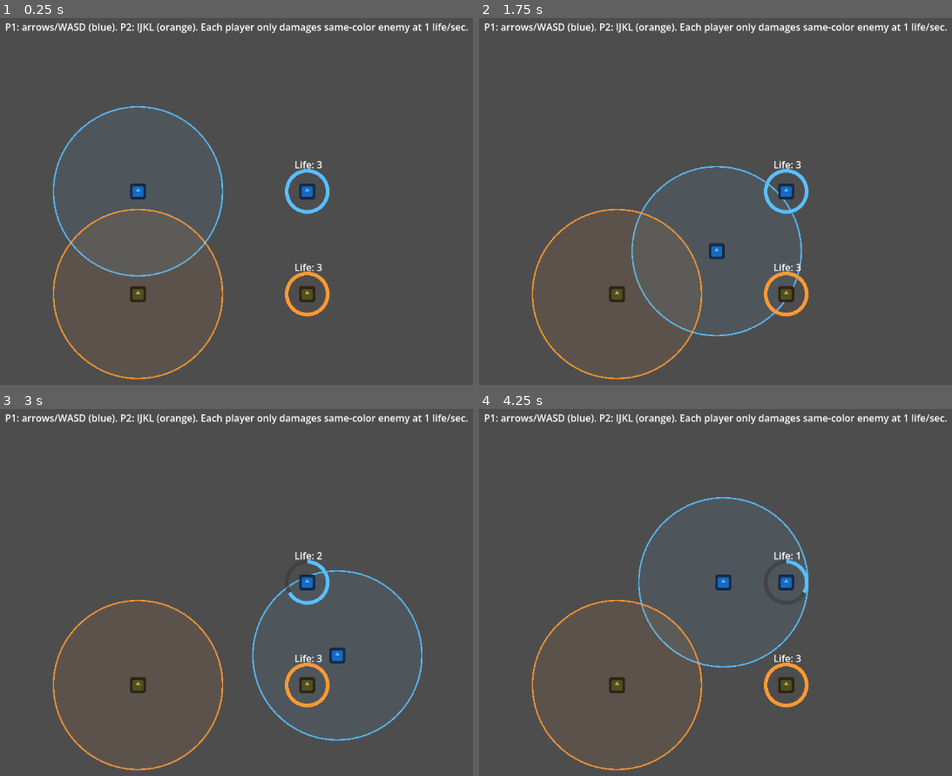
Above: before the commit, frames 1-4 (two rows, left to right).
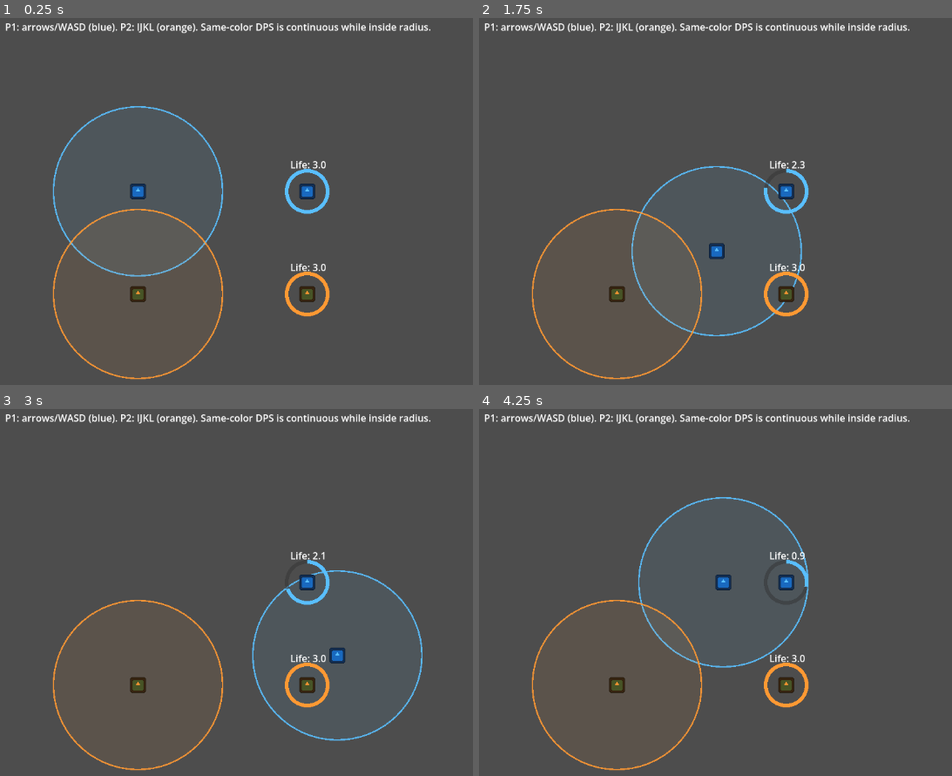
Above: after the commit, the same moments.

Repository: AgustinRamiroDiaz/just-metal-shapes
Game: Godot game, scene res://main_level.tscn
The game is run twice, just before and just after one commit, with the same random seed, the same clock (stepped at 60 frames per second) and the same inputs. The engine's default icon, where the game draws it, is replaced by a stand-in: a white triangle on a blue panel in a dark square.
Inputs:
- Up to frame 1 (0.25 s): no input
- Up to frame 2 (1.75 s): tap Enter at 0.5 s; hold Right (ui_right) 0.53-1.28 s; hold Down (ui_down) from 1.28 s (still down)
- Up to frame 3 (3 s): release Down (ui_down) at 2.03 s; hold Right (ui_right) 2.03-2.78 s; hold Up (ui_up) from 2.78 s (still down)
- Up to frame 4 (4.25 s): release Up (ui_up) at 3.53 s; hold Left (ui_left) from 3.53 s (still down)

The runs differ from the first frame. In frame 1, 0.9% of the frame differs, in the area x 42-99%, y 1-70%; in frame 2, 1.0%; in frame 3, 0.9%; in frame 4, 0.9%.

Commit message:
continuous health

Diff:
--- a/main_level.tscn
+++ b/main_level.tscn
@@ -34,10 +34,6 @@
 [node name="CollisionShape2D" type="CollisionShape2D" parent="Player/RangeArea"]
 shape = SubResource("CircleShape2D_range")
 
-[node name="DamageTimer" type="Timer" parent="Player"]
-wait_time = 1.0
-autostart = true
-
 [node name="Enemy" type="StaticBody2D" parent="."]
 position = Vector2(520, 300)
 script = ExtResource("2_uylta")
@@ -58,7 +54,7 @@
 offset_right = 38.0
 offset_bottom = -30.0
 horizontal_alignment = 1
-text = "Life: 3"
+text = "Life: 3.0"
 
 [node name="Player2" type="CharacterBody2D" parent="."]
 position = Vector2(240, 470)
@@ -83,10 +79,6 @@
 [node name="CollisionShape2D" type="CollisionShape2D" parent="Player2/RangeArea"]
 shape = SubResource("CircleShape2D_range")
 
-[node name="DamageTimer" type="Timer" parent="Player2"]
-wait_time = 1.0
-autostart = true
-
 [node name="Enemy2" type="StaticBody2D" parent="."]
 position = Vector2(520, 470)
 script = ExtResource("2_uylta")
@@ -107,14 +99,11 @@
 offset_right = 38.0
 offset_bottom = -30.0
 horizontal_alignment = 1
-text = "Life: 3"
+text = "Life: 3.0"
 
 [node name="HelpLabel" type="Label" parent="."]
 offset_left = 20.0
 offset_top = 16.0
 offset_right = 760.0
 offset_bottom = 52.0
-text = "P1: arrows/WASD (blue). P2: IJKL (orange). Each player only damages same-color enemy at 1 life/sec."
-
-[connection signal="timeout" from="Player/DamageTimer" to="Player" method="_on_damage_timer_timeout"]
-[connection signal="timeout" from="Player2/DamageTimer" to="Player2" method="_on_damage_timer_timeout"]
+text = "P1: arrows/WASD (blue). P2: IJKL (orange). Same-color DPS is continuous while inside radius."
--- a/scripts/enemy.gd
+++ b/scripts/enemy.gd
@@ -1,12 +1,12 @@
 extends StaticBody2D
 
-@export var max_life: int = 3
+@export var max_life: float = 3.0
 @export var shield_color: Color = Color(1.0, 0.35, 0.35, 1.0)
 
 @onready var sprite: Sprite2D = $Sprite2D
 @onready var life_label: Label = $LifeLabel
 
-var life: int = 0
+var life: float = 0.0
 
 
 func _ready() -> void:
@@ -15,7 +15,7 @@
 	queue_redraw()
 
 
-func take_damage(amount: int) -> void:
+func take_damage(amount: float) -> void:
 	if life <= 0:
 		return
 
@@ -43,4 +43,4 @@
 
 
 func _update_life_label() -> void:
-	life_label.text = "Life: %d" % life
+	life_label.text = "Life: %.1f" % life
--- a/scripts/player.gd
+++ b/scripts/player.gd
@@ -3,6 +3,7 @@
 @export var speed: float = 220.0
 @export var range_radius: float = 140.0:
 	set = set_range_radius
+@export var damage_per_second: float = 1.0
 @export var team_color: Color = Color(0.35, 0.75, 1.0, 1.0)
 @export var move_left_action: StringName = &"ui_left"
 @export var move_right_action: StringName = &"ui_right"
@@ -22,7 +23,7 @@
 	range_area.body_exited.connect(_on_range_body_exited)
 
 
-func _physics_process(_delta: float) -> void:
+func _physics_process(delta: float) -> void:
 	var input_dir := Input.get_vector(
 		move_left_action,
 		move_right_action,
@@ -31,6 +32,7 @@
 	)
 	velocity = input_dir * speed
 	move_and_slide()
+	_apply_continuous_damage(delta)
 
 
 func _draw() -> void:
@@ -65,7 +67,11 @@
 		targets_in_range.erase(body)
 
 
-func _on_damage_timer_timeout() -> void:
+func _apply_continuous_damage(delta: float) -> void:
+	if damage_per_second <= 0.0:
+		return
+
+	var damage_amount := damage_per_second * delta
 	for target in targets_in_range:
 		if is_instance_valid(target) and target.has_method("take_damage"):
-			target.take_damage(1)
+			target.take_damage(damage_amount)
